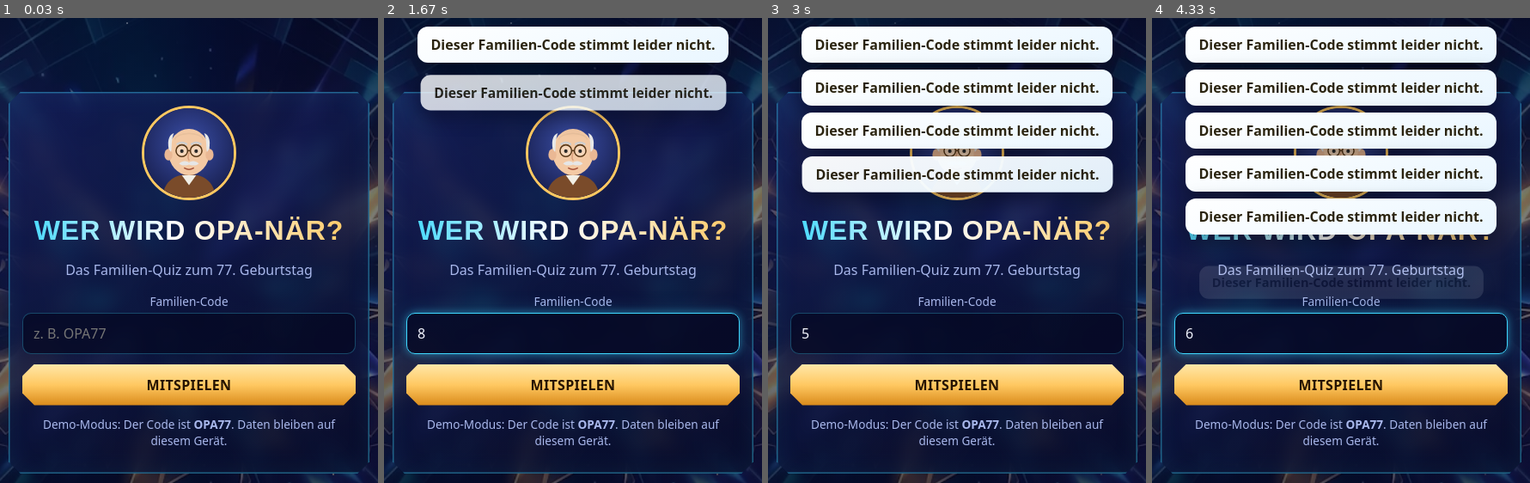
Above: before the commit, frames 1-4 (left to right).
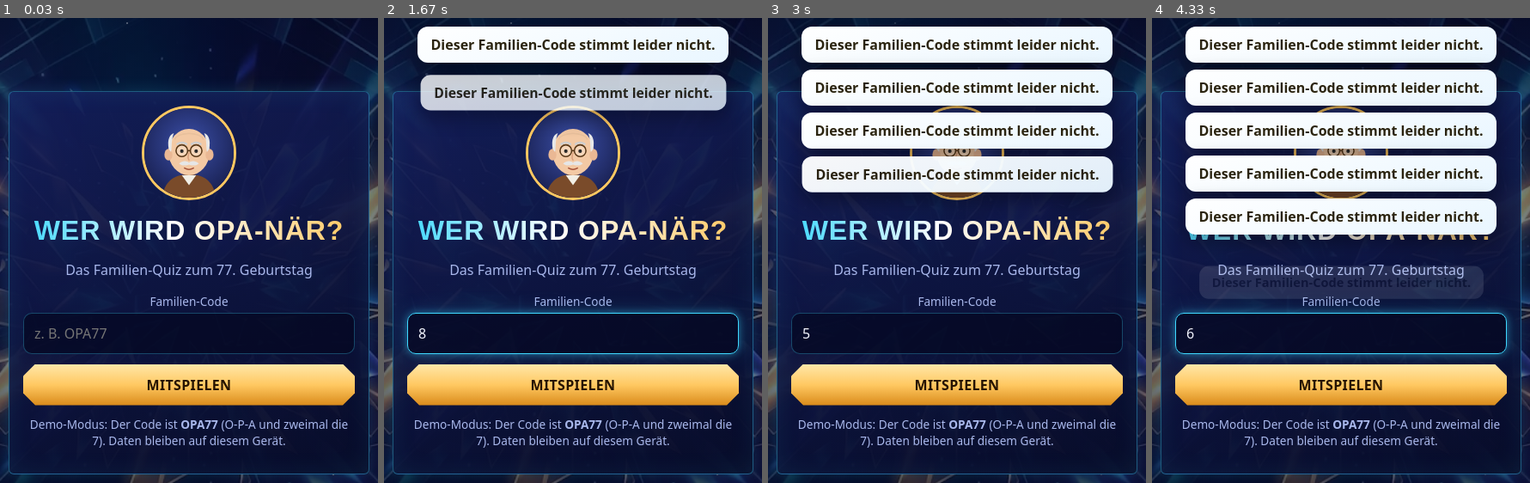
Above: after the commit, the same moments.

Repository: fjschmaelzle-is-Cool/MILLIONEN-SPIEL
Game: browser game, page index.html
Two runs of this game, one before a commit and one after it. Both use one fixed random seed, a clock stepped at 60 frames per second and the inputs below.
Inputs (mouse positions are in pixels of both pictures, inside the frame that each line leads up to):
- Up to frame 1 (0.03 s): no input
- Up to frame 2 (1.67 s): click (573, 283) at 0.27 s; click (573, 334) at 1.27 s; type "8" at 1.27 s; tap Enter at 1.3, 1.52 s
- Up to frame 3 (3 s): click (957, 334) at 2.02 s; type "5" at 2.02 s; tap Enter at 2.05 s; click "MITSPIELEN" at 2.77 s
- Up to frame 4 (4.33 s): click (1341, 334) at 3.52 s; type "9" at 3.52 s; tap Enter at 3.55, 4.3 s; click (1341, 334) at 4.27 s; type "6" at 4.27 s

The runs differ from the first frame. In frame 1, 3.1% of the frame differs, in the area x 2-98%, y 15-99%; in frame 2, 2.6%; in frame 3, 2.5%; in frame 4, 2.6%.

Commit message:
Eingabefelder auf Handys reparieren, Familien-Code ohne Leerzeichen prüfen
Kästen mit Eingabefeldern ohne backdrop-filter/clip-path, da iOS sonst
getippten Text nicht anzeigt.

Co-Authored-By: Claude Opus 5.5 <noreply@anthropic.com>

Diff:
--- a/css/theme-kristall.css
+++ b/css/theme-kristall.css
@@ -44,14 +44,18 @@
 .icon-btn { border-radius: 0; clip-path: polygon(25% 0, 75% 0, 100% 50%, 75% 100%, 25% 100%, 0 50%); background: linear-gradient(160deg, rgba(63, 216, 255, .28), rgba(91, 63, 214, .35)); border: 0; width: 46px; }
 .mode-pill { background: linear-gradient(90deg, var(--violet), #8a4fff); }
 
-/* Glas-Paneele mit abgeschrägten Ecken und Neonkante */
+/* Glas-Paneele mit Neonkante.
+   WICHTIG: Kästen, die Eingabefelder enthalten (.card, .modal), bekommen
+   KEIN clip-path und KEIN backdrop-filter – sonst erscheint auf Handys
+   (v. a. iPhone) getippter Text nicht im Eingabefeld. */
 .card, .tile, .ladder, .ladder-toggle, .modal, .adm-q {
-  border-radius: 0; clip-path: var(--hex);
-  background: linear-gradient(160deg, rgba(20, 30, 90, .72), rgba(8, 12, 40, .8));
-  backdrop-filter: blur(10px); -webkit-backdrop-filter: blur(10px);
-  border: 0; box-shadow: inset 0 0 0 1.5px var(--line), inset 0 0 30px rgba(63, 216, 255, .08);
+  background: linear-gradient(160deg, rgba(20, 30, 90, .9), rgba(8, 12, 40, .94));
+  border: 1.5px solid var(--line); border-radius: 6px;
+  box-shadow: 0 0 18px rgba(63, 216, 255, .15), inset 0 0 30px rgba(63, 216, 255, .08);
 }
-.modal { box-shadow: inset 0 0 0 2px var(--gold), inset 0 0 40px rgba(255, 200, 97, .12); }
+.tile, .ladder, .ladder-toggle, .adm-q { border: 0; border-radius: 0; clip-path: var(--hex); box-shadow: inset 0 0 0 1.5px var(--line), inset 0 0 30px rgba(63, 216, 255, .08); }
+.modal { border: 2px solid var(--gold); box-shadow: 0 0 30px rgba(255, 200, 97, .25), inset 0 0 40px rgba(255, 200, 97, .12); }
+input, textarea, select { -webkit-user-select: text; user-select: text; font-size: 16px; }
 .tile { transition: transform .15s, box-shadow .2s; }
 .tile:hover, .tile:active { transform: translateY(-2px); box-shadow: inset 0 0 0 2px var(--cyan), inset 0 0 40px rgba(63, 216, 255, .22); }
 .tile .ico { filter: drop-shadow(0 0 10px rgba(63, 216, 255, .6)); }
--- a/js/app.js
+++ b/js/app.js
@@ -84,7 +84,7 @@
       <p class="muted">Das Familien-Quiz zum 77. Geburtstag</p>
       <label class="field"><span>Familien-Code</span><input type="text" id="code" autocomplete="off" autocapitalize="characters" placeholder="z. B. OPA77"></label>
       <button class="btn gold block" id="joinBtn">Mitspielen</button>
-      ${store.mode === "demo" ? `<p class="small muted" style="margin-top:12px">Demo-Modus: Der Code ist <b>OPA77</b>. Daten bleiben auf diesem Gerät.</p>` : ""}
+      ${store.mode === "demo" ? `<p class="small muted" style="margin-top:12px">Demo-Modus: Der Code ist <b>OPA77</b> (O-P-A und zweimal die 7). Daten bleiben auf diesem Gerät.</p>` : ""}
     </div></main>`;
   const go = async () => {
     const ok = await store.join($("#code").value);
--- a/js/store.js
+++ b/js/store.js
@@ -73,8 +73,8 @@
   }
   async join(code) {
     const s = cache.settings.get("main");
-    const valid = (s?.familyCode || DEMO_FAMILY_CODE).trim().toUpperCase();
-    if (code.trim().toUpperCase() !== valid) return false;
+    const norm = (c) => String(c).replace(/\s+/g, "").toUpperCase();
+    if (norm(code) !== norm(s?.familyCode || DEMO_FAMILY_CODE)) return false;
     localStorage.setItem("opa-joined", "1");
     return true;
   }
@@ -145,7 +145,7 @@
   async join(code) {
     const { fs } = this;
     try {
-      await fs.setDoc(fs.doc(this.db, "members", this.uid), { code: code.trim().toUpperCase(), ts: Date.now() });
+      await fs.setDoc(fs.doc(this.db, "members", this.uid), { code: code.replace(/\s+/g, "").toUpperCase(), ts: Date.now() });
       this.member = true;
       await this.subscribeAll();
       return true;
